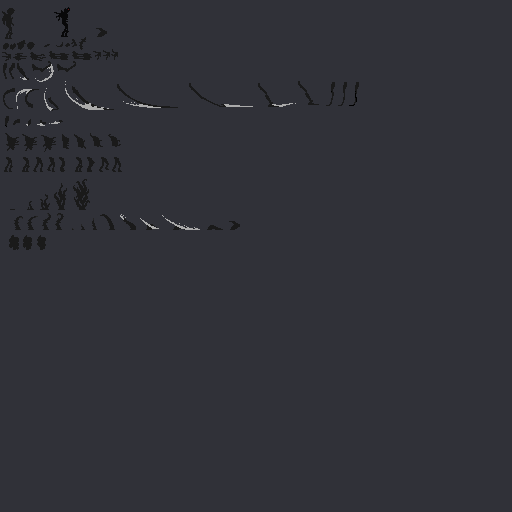
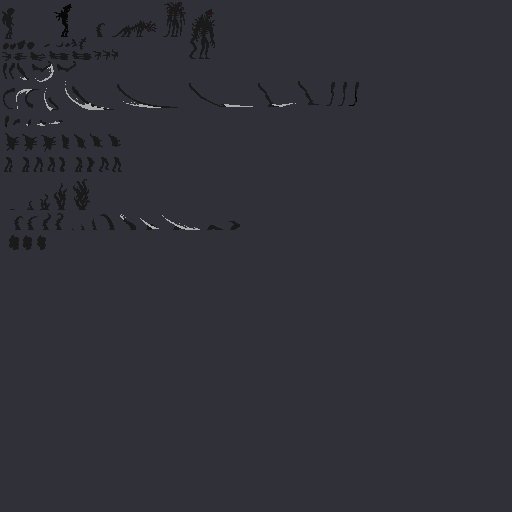
Comparing the layer stacks of the two (512, 512) images. Changes:
showed "голова в фуражке" over [63, 4, 72, 9]
hid group "удар" (6th of 6, in "щупальце") (6 layers) over [96, 23, 124, 37]
hid "Слой 3 копия 7" over [96, 28, 107, 37]
hid group "появление" (2nd of 2, in "щупальце") (3 layers) over [97, 25, 102, 35]
showed "Слой 3" over [96, 23, 105, 37]
added group "Бегун" with 2 layers above "босс" over [112, 20, 157, 37]
added layer "тело" (1st of 2, in "Бегун") in group "Бегун" over [112, 20, 157, 37]
added group "босс" with 2 layers above "смотрящий" over [189, 9, 215, 59]
added layer "Слой 11" in group "босс" over [189, 9, 215, 59]
added group "смотрящий" with 2 layers above "Фон" over [163, 2, 186, 37]
added layer "глаза" (3rd of 3, in "смотрящий") in group "смотрящий" over [168, 4, 183, 12]
added layer "тело" (2nd of 2, in "смотрящий") in group "смотрящий" over [163, 2, 186, 37]
